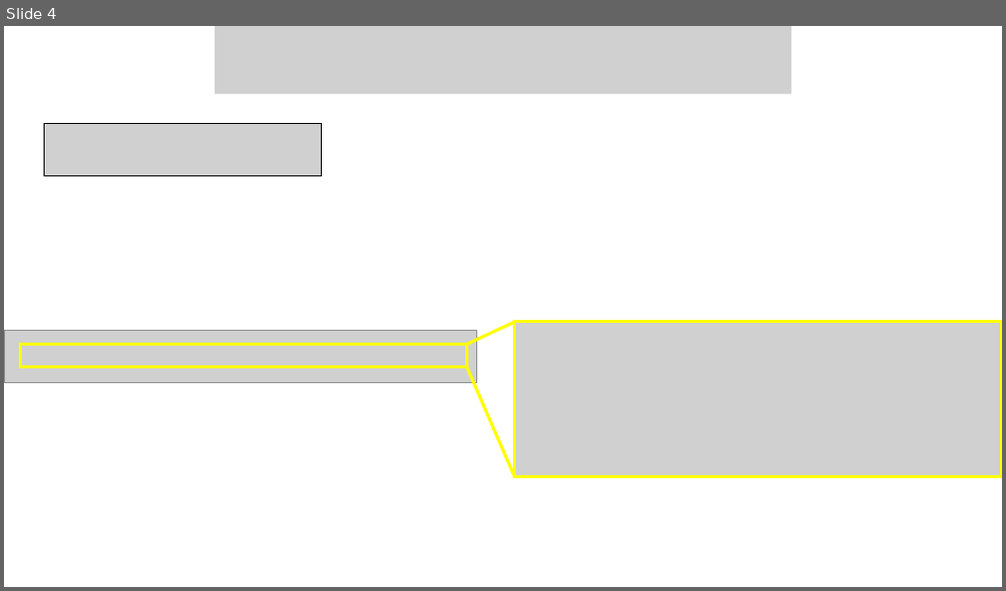
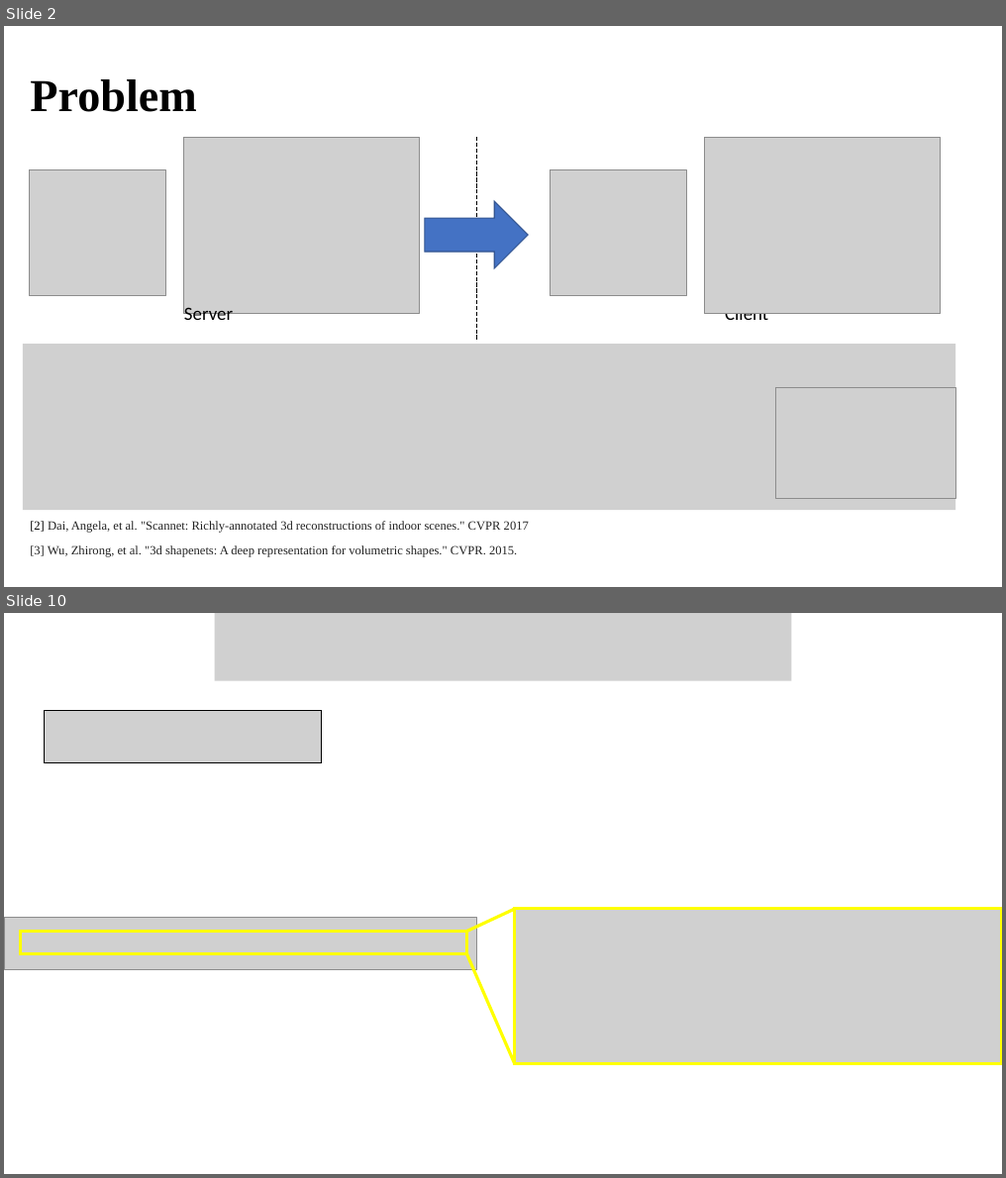
Before and after one commit to BigBang019/Reading, a slide deck: draco/draco.pptx. Shown one above the other, each under a label of ours: slide 4 before the commit, slides 2 and 10 after it; the slides between them are not shown. The pictures are 1006x591 and 1006x1178 pixels, drawn with LibreOffice and Linux fonts; fonts in the diff are those of the drawing; grey boxes stand for pictures. Boxes give left, top, right and bottom in pixels: in the first picture for what was removed or moved away, otherwise in the second. Text is boxed around its words. In the diff, an @@ line names an element or a change of style, - is before the commit and + after.

```diff
--- a/draco/draco.pptx
+++ b/draco/draco.pptx
@@ slide 2 added at (4,26,1002,587), background #FFFFFF @@
@@ title added at (30,79,196,112), 44 pt, text #000000, bold @@
+Problem
@@ picture added at (183,137,420,313) @@
@@ line added from (476, 137) to (476, 341), #000000 0.5 pt dashed @@
@@ picture added at (705,137,941,313) @@
@@ picture added at (30,171,165,296) @@
@@ picture added at (549,171,686,296) @@
@@ right arrow added at (425,201,528,269), fill #4472C4, outline #325491 1 pt @@
@@ text added at (184,307,233,326), 18 pt, text #000000 @@
+Server
@@ text added at (725,313,768,326), 18 pt, text #000000 @@
+Client
@@ picture added at (23,344,955,510) @@
@@ picture added at (776,388,956,499) @@
@@ text added at (30,521,529,558), 12 pt, text #222222 @@
+[2] Dai, Angela, et al. "Scannet: Richly-annotated 3d reconstructions of indoor scenes." CVPR 2017
+[3] Wu, Zhirong, et al. "3d shapenets: A deep representation for volumetric shapes." CVPR. 2015.
@@ what was slide 4 is now slide 10 @@
```
Also in this commit, not shown: 7 slides changed, 3 other slides added, 3 slides removed, 13 other files.
